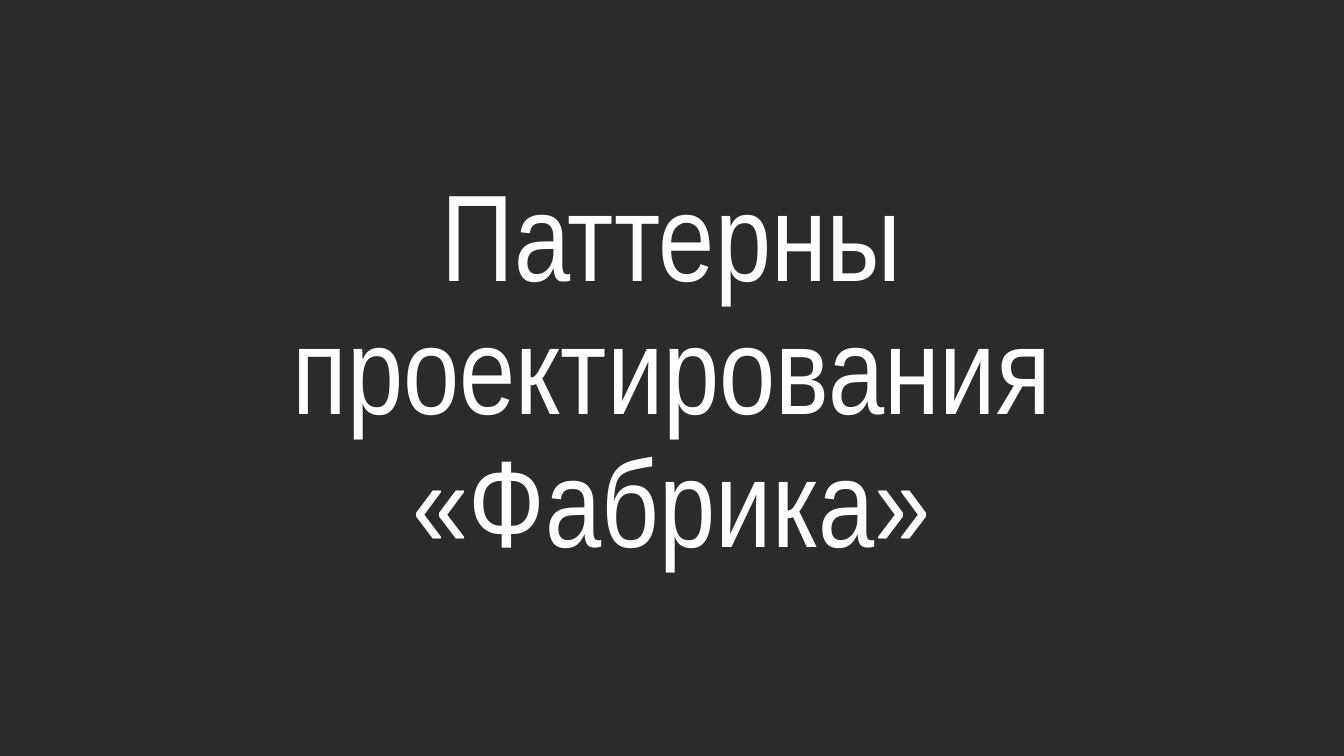
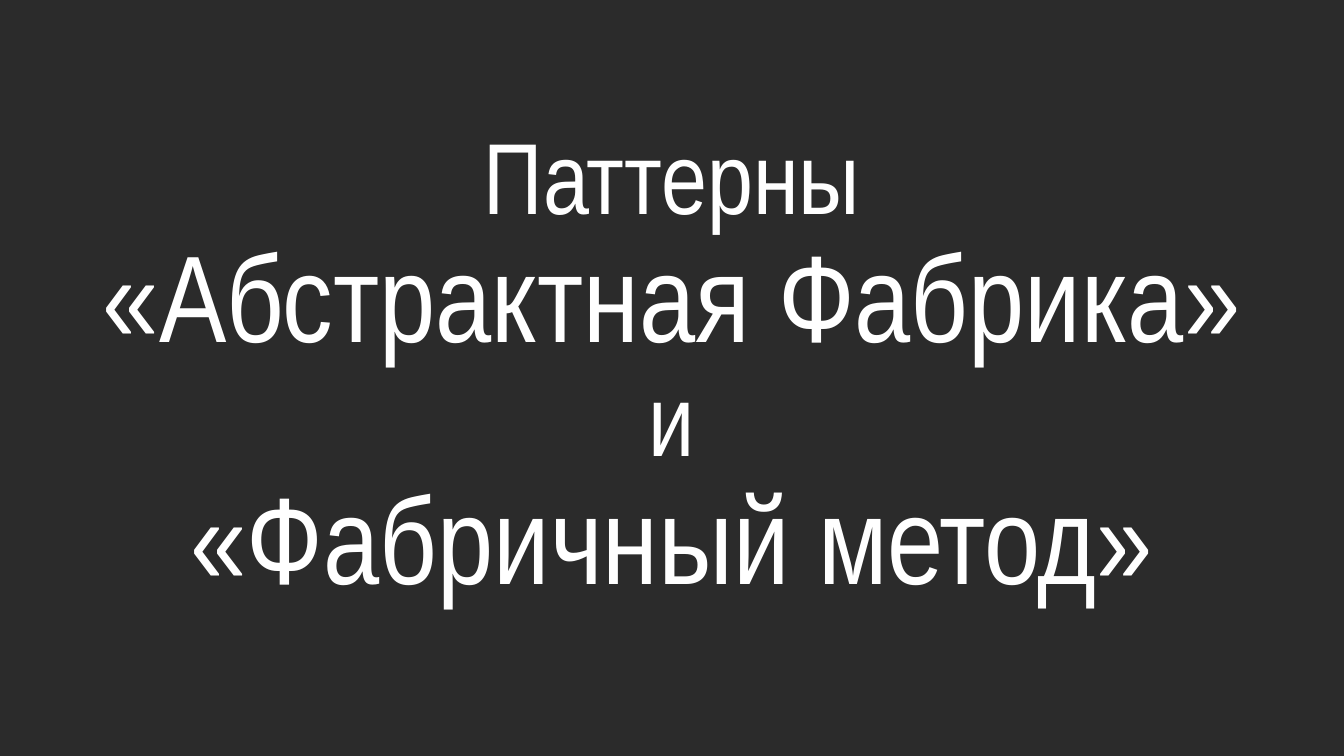
Before and after one commit to alexey-malov/ood, a slide deck: slide 1 of lectures/04.factory/factory.pptx. Drawn at 1344x756 pixels with LibreOffice and Linux fonts; fonts in the diff are those of the drawing; background and template pictures are left out; a plain dark background stands for a picture behind light text. Boxes give left, top, right and bottom in pixels: in the first picture for what was removed or moved away, otherwise in the second. Text is boxed around its words. In the diff, an @@ line names an element or a change of style, - is before the commit and + after.

```diff
--- a/lectures/04.factory/factory.pptx
+++ b/lectures/04.factory/factory.pptx
@@ title at [103,144,1240,606]: text changed @@
-Паттерны проектирования «Фабрика»
+Паттерны
+«Абстрактная Фабрика»
+и
+«Фабричный метод»
```
Also in this commit, not shown: 8 other slides changed, 4 other files.
